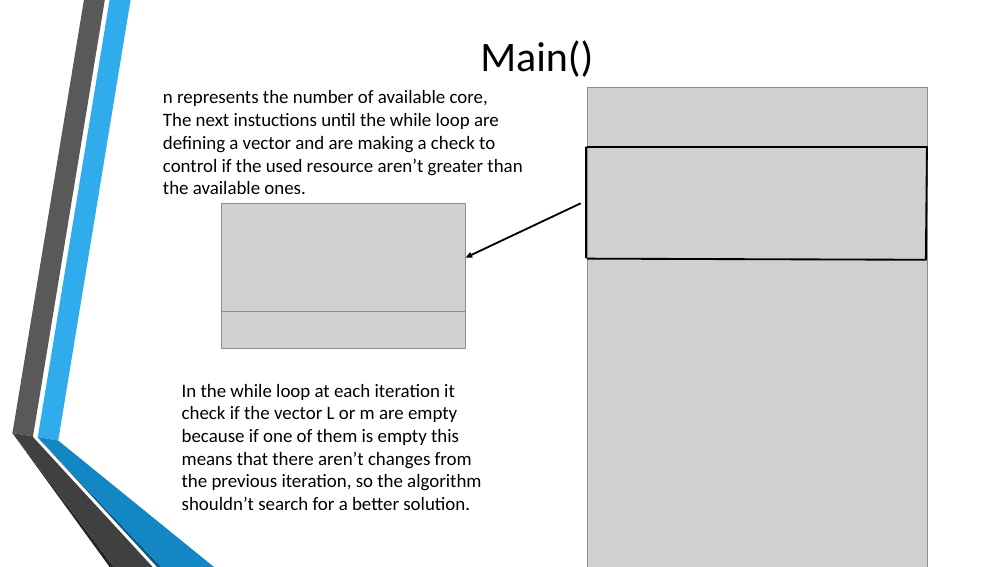
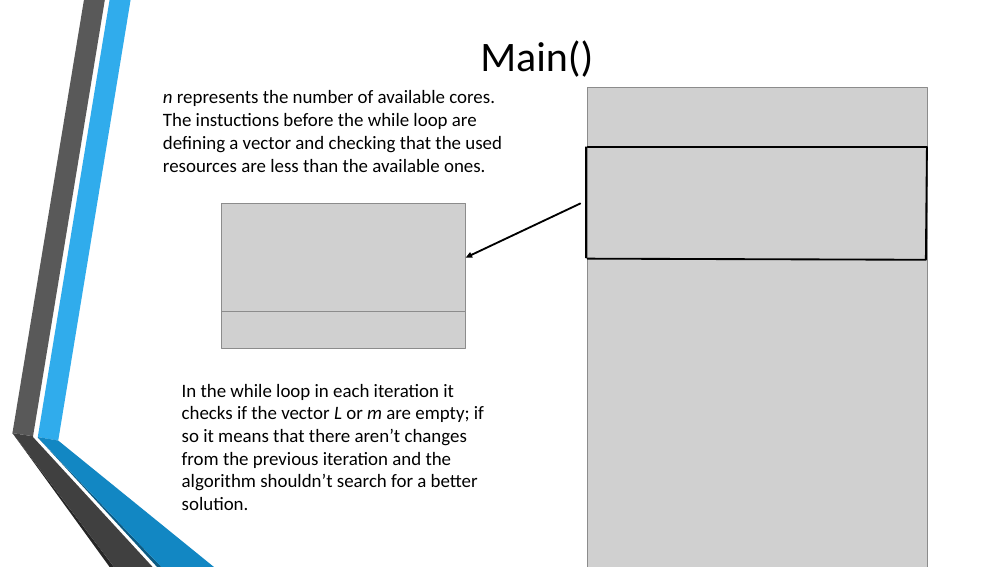
Before and after one commit to Mick95/ParallelProject, a slide deck: slide 13 of projectP/Presentation.pptx. Drawn at 1008x567 pixels with LibreOffice and Linux fonts; fonts in the diff are those of the drawing; grey boxes stand for pictures; background and template pictures are left out. Boxes give left, top, right and bottom in pixels: in the first picture for what was removed or moved away, otherwise in the second. Text is boxed around its words. In the diff, an @@ line names an element or a change of style, - is before the commit and + after.

```diff
--- a/projectP/Presentation.pptx
+++ b/projectP/Presentation.pptx
@@ text at [163, 90, 502, 172]: text changed @@
-n represents the number of available core,
-The next instuctions until the while loop are defining a vector and are making a check to control if the used resource aren’t greater than the available ones.
+n represents the number of available cores.
+The instuctions before the while loop are defining a vector and checking that the used resources are less than the available ones.
@@ text at [182, 384, 484, 510]: text changed @@
-In the while loop at each iteration it check if the vector L or m are empty because if one of them is empty this means that there aren’t changes from the previous iteration, so the algorithm shouldn’t search for a better solution.
+In the while loop in each iteration it checks if the vector L or m are empty; if so it means that there aren’t changes from the previous iteration and the algorithm shouldn’t search for a better solution.
```
Also in this commit, not shown: 9 other slides changed.
